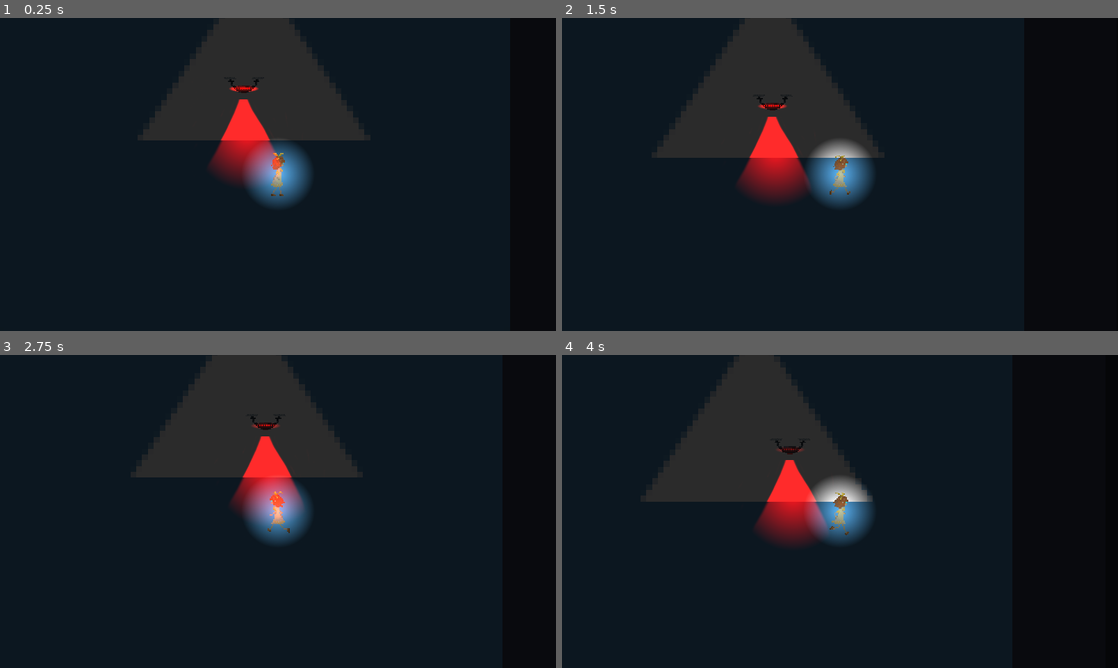
Above: before the commit, frames 1-4 (two rows, left to right).
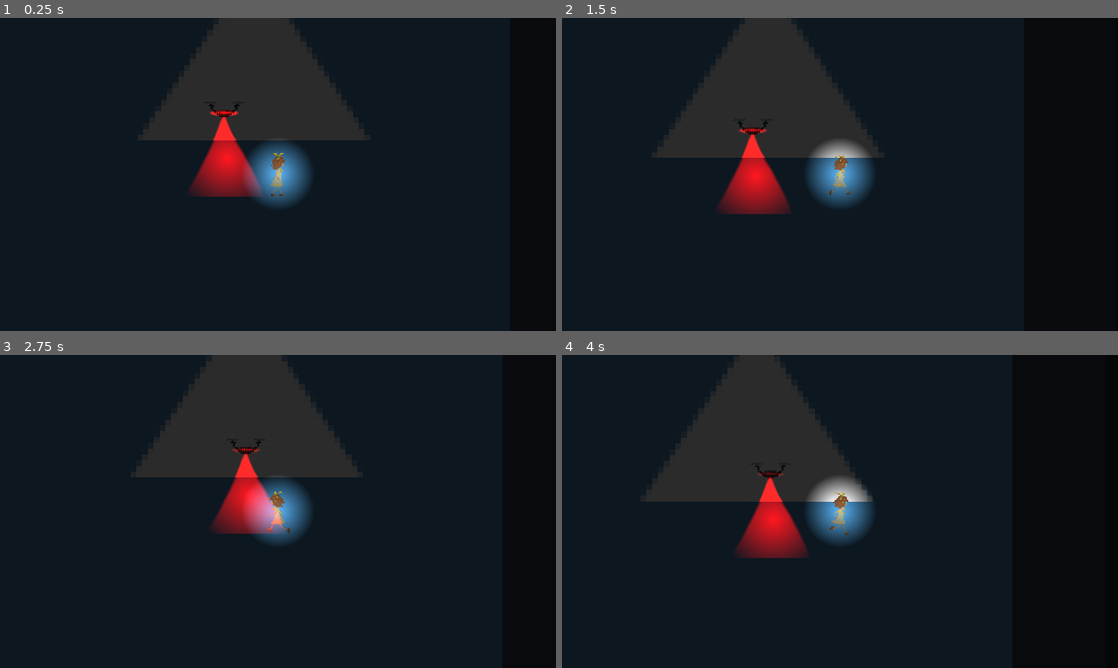
Above: after the commit, the same moments.

Repository: Punniz/Mistrust
Game: Godot game, scene res://world.tscn
Same seed, same stepped clock (60 frames per second), same inputs: the game is played once before the commit and once after it. The engine's default icon, where the game draws it, is replaced by a stand-in: a white triangle on a blue panel in a dark square.
Inputs:
- Up to frame 1 (0.25 s): no input
- Up to frame 2 (1.5 s): tap Enter at 0.5 s; hold Space (interact) 0.53-1.28 s; hold D (move_right) from 0.53 s (still down); tap W (move_up) at 0.77 s; tap Space (interact) at 1.35 s
- Up to frame 3 (2.75 s): tap W (move_up) at 1.52 s; release D (move_right) at 2.03 s; hold A (move_left) from 2.03 s (still down); hold Space (interact) from 2.03 s (still down)
- Up to frame 4 (4 s): release A (move_left) at 2.78 s; release Space (interact) at 2.78 s; hold D (move_right) from 2.78 s (still down); tap Space (interact) at 2.85 s; tap W (move_up) at 3.02, 3.77 s; hold Space (interact) from 3.53 s (still down)

The runs differ from the first frame. In frame 1, 3.2% of the frame differs, in the area x 34-51%, y 19-58%; in frame 2, 3.2%; in frame 3, 3.2%; in frame 4, 3.2%.

Commit message:
Refactor: Move detection logic in reusable scenegit status

Diff:
--- a/scenes/enemies/drone.tscn
+++ b/scenes/enemies/drone.tscn
@@ -1,7 +1,8 @@
-[gd_scene load_steps=8 format=3 uid="uid://bcdm5gabpcat0"]
+[gd_scene load_steps=9 format=3 uid="uid://bcdm5gabpcat0"]
 
 [ext_resource type="Script" path="res://scripts/enemies/drone.gd" id="1_s7l0p"]
 [ext_resource type="Texture2D" uid="uid://7nkswarvlb02" path="res://assets/enemies/drone_spritesheet.png" id="2_uaesl"]
+[ext_resource type="Script" path="res://scripts/player_detector.gd" id="3_5p8le"]
 [ext_resource type="Texture2D" uid="uid://ddmb3521gjqf" path="res://light_cone_texture.png" id="3_x2l7k"]
 [ext_resource type="Texture2D" uid="uid://djw24iwowpwyv" path="res://light_texture.png" id="4_e6p22"]
 
@@ -77,12 +78,46 @@
 texture = ExtResource("2_uaesl")
 hframes = 4
 
-[node name="Area2D" type="Area2D" parent="."]
+[node name="PlayerDetector" type="Node2D" parent="."]
+script = ExtResource("3_5p8le")
+
+[node name="Area2D" type="Area2D" parent="PlayerDetector"]
 collision_layer = 0
 collision_mask = 16
 
-[node name="CollisionPolygon2D" type="CollisionPolygon2D" parent="Area2D"]
+[node name="CollisionPolygon2D" type="CollisionPolygon2D" parent="PlayerDetector/Area2D"]
 polygon = PackedVector2Array(0, 0, -90, 250, 90, 250)
+
+[node name="Raycasts" type="Node2D" parent="PlayerDetector"]
+modulate = Color(0.764706, 0.764706, 0, 1)
+
+[node name="RayCast2D" type="RayCast2D" parent="PlayerDetector/Raycasts"]
+rotation = 0.151123
+target_position = Vector2(-49.3599, 260.399)
+collision_mask = 17
+hit_from_inside = true
+
+[node name="RayCast2D4" type="RayCast2D" parent="PlayerDetector/Raycasts"]
+rotation = 0.151123
+target_position = Vector2(-7.83861, 254.076)
+collision_mask = 17
+hit_from_inside = true
+
+[node name="RayCast2D2" type="RayCast2D" parent="PlayerDetector/Raycasts"]
+target_position = Vector2(0, 250)
+collision_mask = 17
+hit_from_inside = true
+
+[node name="RayCast2D5" type="RayCast2D" parent="PlayerDetector/Raycasts"]
+target_position = Vector2(47, 250)
+collision_mask = 17
+hit_from_inside = true
+
+[node name="RayCast2D3" type="RayCast2D" parent="PlayerDetector/Raycasts"]
+rotation = -0.220131
+target_position = Vector2(31.2871, 263.183)
+collision_mask = 17
+hit_from_inside = true
 
 [node name="LedLight" type="PointLight2D" parent="."]
 position = Vector2(0, 12)
@@ -105,36 +140,5 @@
 "": SubResource("AnimationLibrary_0b8hm")
 }
 
-[node name="Raycasts" type="Node2D" parent="."]
-modulate = Color(0.764706, 0.764706, 0, 1)
-
-[node name="RayCast2D" type="RayCast2D" parent="Raycasts"]
-rotation = 0.151123
-target_position = Vector2(-49.3599, 260.399)
-collision_mask = 17
-hit_from_inside = true
-
-[node name="RayCast2D4" type="RayCast2D" parent="Raycasts"]
-rotation = 0.151123
-target_position = Vector2(-7.83861, 254.076)
-collision_mask = 17
-hit_from_inside = true
-
-[node name="RayCast2D2" type="RayCast2D" parent="Raycasts"]
-target_position = Vector2(0, 250)
-collision_mask = 17
-hit_from_inside = true
-
-[node name="RayCast2D5" type="RayCast2D" parent="Raycasts"]
-target_position = Vector2(47, 250)
-collision_mask = 17
-hit_from_inside = true
-
-[node name="RayCast2D3" type="RayCast2D" parent="Raycasts"]
-rotation = -0.220131
-target_position = Vector2(31.2871, 263.183)
-collision_mask = 17
-hit_from_inside = true
-
-[connection signal="body_entered" from="Area2D" to="." method="_on_area_2d_body_entered"]
-[connection signal="body_exited" from="Area2D" to="." method="_on_area_2d_body_exited"]
+[connection signal="body_entered" from="PlayerDetector/Area2D" to="PlayerDetector" method="_on_area_2d_body_entered"]
+[connection signal="body_exited" from="PlayerDetector/Area2D" to="PlayerDetector" method="_on_area_2d_body_exited"]
--- a/scripts/enemies/drone.gd
+++ b/scripts/enemies/drone.gd
@@ -3,9 +3,6 @@
 
 
 @export var speed: float = 300.0
-
-
-@onready var raycasts: Node2D = $Raycasts
 
 
 func _ready() -> void:
@@ -17,23 +14,3 @@
 		speed = -speed
 
 	progress += speed * delta
-
-
-	for raycast in raycasts.get_children():
-		if raycast.is_colliding():
-			# Player caught, need to handle game over
-			if raycast.get_collider() is Player:
-				print("Colliding with player: ", raycast.get_collider())
-			# Debug only, remove when done
-			else:
-				print("Colliding but not with player: ", raycast.get_collider())
-
-
-func _on_area_2d_body_entered(body: Node2D) -> void:
-	for raycast in raycasts.get_children():
-		raycast.enabled = true
-
-
-func _on_area_2d_body_exited(body: Node2D) -> void:
-	for raycast in raycasts.get_children():
-		raycast.enabled = false
--- /dev/null
+++ b/scripts/player_detector.gd
@@ -0,0 +1,26 @@
+extends Node2D
+class_name PlayerDetector
+
+
+@onready var raycasts: Node2D = $Raycasts
+
+
+func _physics_process(delta: float) -> void:
+	for raycast in raycasts.get_children():
+		if raycast.is_colliding():
+			# Player caught, need to handle game over
+			if raycast.get_collider() is Player:
+				print("Colliding with player: ", raycast.get_collider())
+			# Debug only, remove when done
+			else:
+				print("Colliding but not with player: ", raycast.get_collider())
+
+
+func _on_area_2d_body_entered(body: Node2D) -> void:
+	for raycast in raycasts.get_children():
+		raycast.enabled = true
+
+
+func _on_area_2d_body_exited(body: Node2D) -> void:
+	for raycast in raycasts.get_children():
+		raycast.enabled = false
--- a/world.tscn
+++ b/world.tscn
@@ -132,7 +132,7 @@
 [node name="Enemies" type="Node2D" parent="."]
 
 [node name="Path2D" type="Path2D" parent="Enemies"]
-position = Vector2(390, 310)
+position = Vector2(322, 394)
 curve = SubResource("Curve2D_1ntm2")
 
 [node name="Drone" parent="Enemies/Path2D" instance=ExtResource("3_qh2mk")]
@@ -150,5 +150,6 @@
 bus = &"Ambient"
 
 [node name="UI" type="CanvasLayer" parent="."]
+visible = false
 
 [node name="PauseMenu" parent="UI" instance=ExtResource("7_2khjy")]
